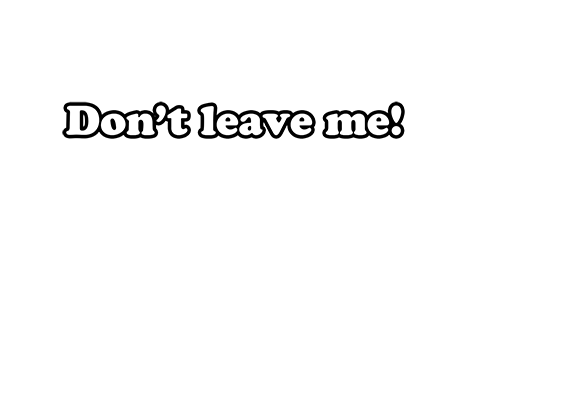
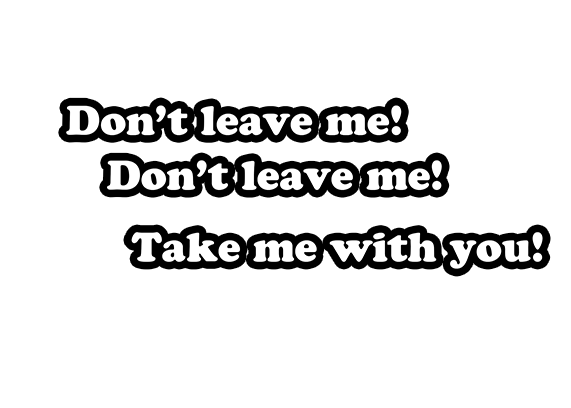
Layered file, before and after one edit (571px x 408px). Changes by layer:
showed "Take me with you!" over [127, 228, 547, 273]
showed "Don’t leave me!" (1st of 2) over [103, 156, 446, 194]
